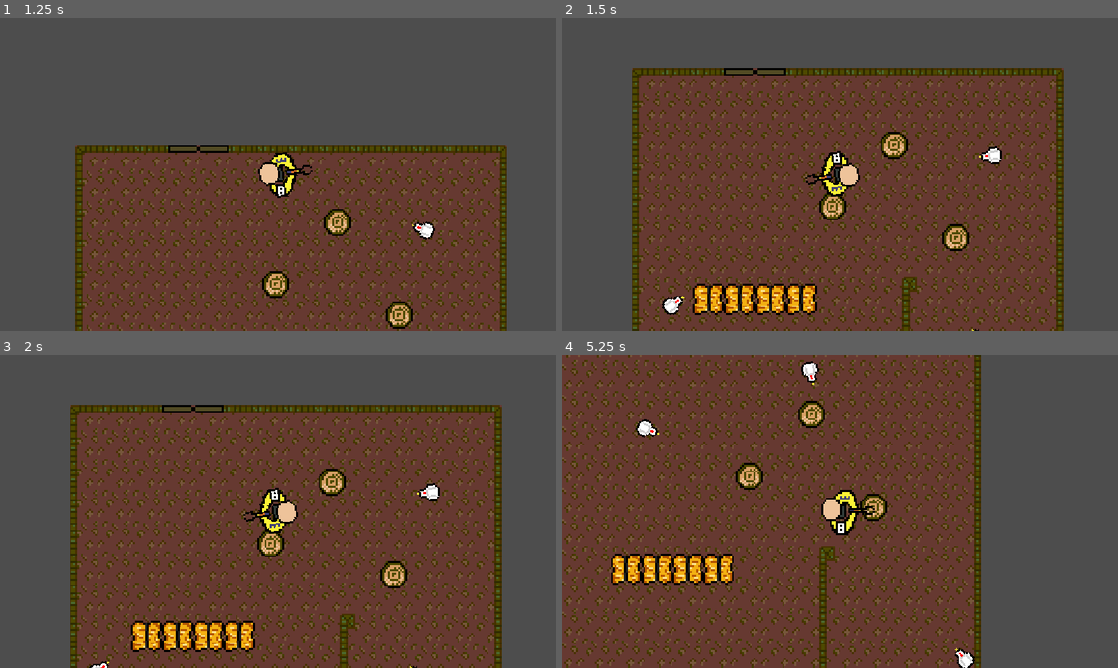
Above: before the commit, frames 1-4 (two rows, left to right).
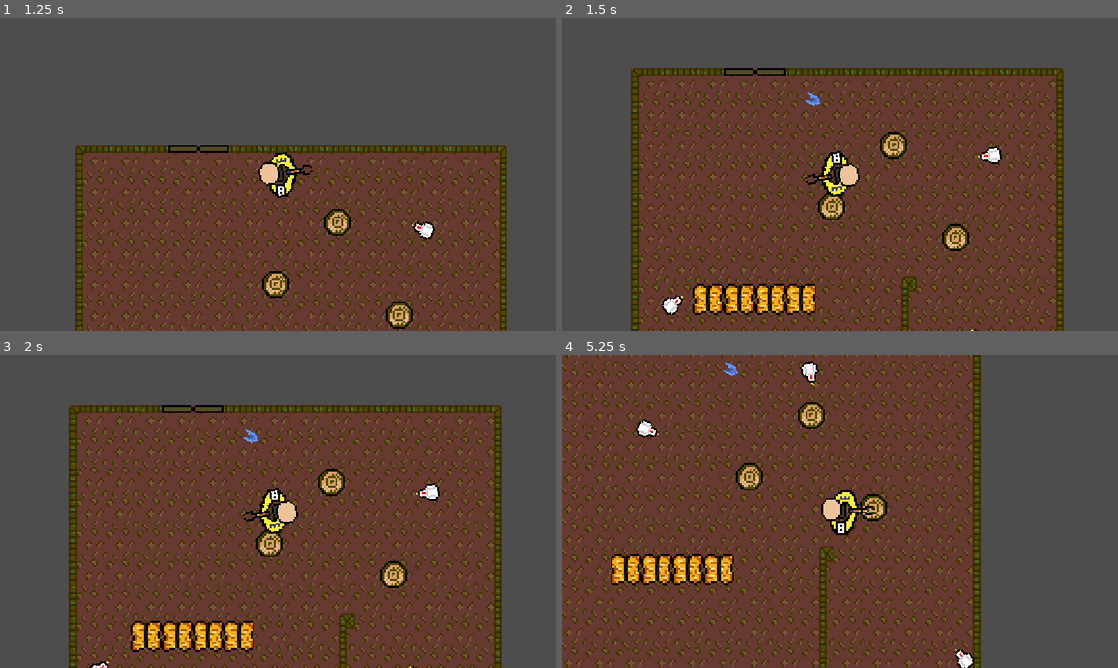
Above: after the commit, the same moments.

Repository: C6-H/BouncyBulletBounce
Game: Godot game, scene res://Scenes/room.tscn
The game is run twice, just before and just after one commit, with the same random seed, the same clock (stepped at 60 frames per second) and the same inputs. This scene is started directly instead of the project's main scene.
Inputs (mouse positions are in pixels of both pictures, inside the frame that each line leads up to):
- Up to frame 1 (1.25 s): tap Enter at 0.5 s; move the mouse to (400, 158) at 0.52 s; press the mouse at (400, 158) at 0.53 s; hold D (Right) from 0.53 s (still down)
- Up to frame 2 (1.5 s): move the mouse to (728, 190) at 1.27 s; release D (Right) at 1.28 s; release the mouse at (728, 190) at 1.28 s; hold S (Down) from 1.28 s (still down); click (728, 190) at 1.35 s
- Up to frame 3 (2 s): keep holding S (Down)
- Up to frame 4 (5.25 s): move the mouse to (895, 442) at 2.02 s; release S (Down) at 2.03 s; press the mouse at (895, 442) at 2.03 s; hold D (Right) 2.03-2.78 s; move the mouse to (812, 574) at 2.77 s; release the mouse at (812, 574) at 2.78 s; hold W (Up) 2.78-3.53 s; click (812, 574) at 2.85 s; move the mouse to (1006, 558) at 3.52 s; press the mouse at (1006, 558) at 3.53 s; hold A (Left) 3.53-5.03 s; tap Space at 4.25 s; move the mouse to (673, 464) at 4.27 s; release the mouse at (673, 464) at 4.28 s; click (673, 464) at 4.35 s; tap Enter at 5 s; move the mouse to (867, 511) at 5.02 s; press the mouse at (867, 511) at 5.03 s; hold S (Down) from 5.03 s (still down)

Frame 1 is identical in both runs. In frame 2, 4.7% of the frame differs, in the area x 12-90%, y 16-100%; in frame 3, 4.7%; in frame 4, 8.0%, in the area x 0-75%, y 0-100%.
Error before the commit: Invalid access to property or key 'global_transform' on a base object of type 'null instance'. (res://Scripts/player.gd:60)

Commit message:
fixed gun

Diff:
--- a/Scenes/player.tscn
+++ b/Scenes/player.tscn
@@ -35,3 +35,5 @@
 
 [node name="Camera2D" type="Camera2D" parent="." unique_id=914125705]
 zoom = Vector2(4, 4)
+
+[node name="Gun" type="Marker2D" parent="." unique_id=1911579320]
